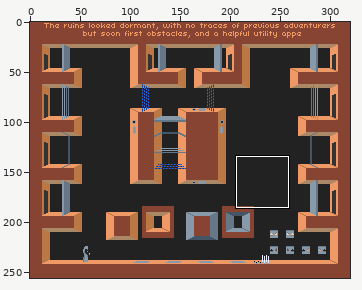
Edited in one commit: sprite sheet (_res/tiles_mockup.png). The first picture is a wide view before the edit; the outline marks the close-up.
Close-up. Before the commit:
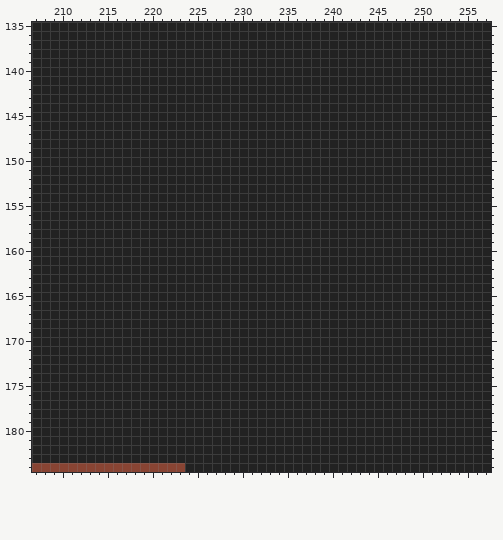
The file is 320x256 pixels. Shown: x 207..257, y 135..184. The commit also changed other parts of the picture, which this record leaves out.
Now the later version:
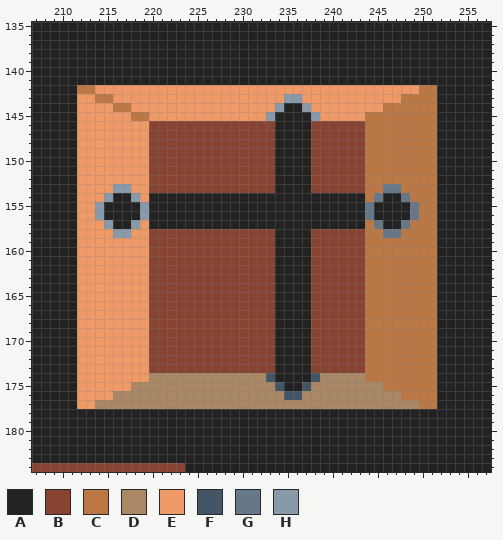
Palette (. is transparent): A #222222  B #884433  C #bb7744  D #aa8866  E #ee9966  F #445566  G #667788  H #8899aa
Change:
Colour A becomes colour B in rows 146 to 153 at x 220 to 233 and 238 to 243; in rows 158 to 173 at x 220 to 233 and 238 to 243.
Colour A becomes colour C in row 142 at x 212 to 213 and 250 to 251; in row 143 at x 214 to 215 and 248 to 251; in row 144 at x 216 to 217 and 246 to 251; in row 145 at x 218 to 219 and 244 to 251; in rows 146 to 152 at x 244 to 251; in row 153 at x 244 to 245 and 248 to 251.
Colour A becomes colour C in row 154 at x 244 and 249 to 251; in rows 155 to 156 at x 250 to 251; in row 157 at x 244 and 249 to 251; in row 158 at x 244 to 245 and 248 to 251; in rows 159 to 174 at x 244 to 251; in row 175 at x 246 to 251.
Colour A becomes colour C in row 176 at x 248 to 251; in row 177 at x 250 to 251.
Colour A becomes colour D in row 174 at x 220 to 232 and 239 to 243; in row 175 at x 218 to 233 and 238 to 245; in row 176 at x 216 to 234 and 237 to 247; in row 177 at x 214 to 249.
Colour A becomes colour E in row 142 at x 214 to 249; in row 143 at x 212 to 213, 216 to 234 and 237 to 247; in row 144 at x 212 to 215, 218 to 233 and 238 to 245; in row 145 at x 212 to 217, 220 to 232 and 239 to 243; in rows 146 to 152 at x 212 to 219; in row 153 at x 212 to 215 and 218 to 219.
Colour A becomes colour E in row 154 at x 212 to 214 and 219; in rows 155 to 156 at x 212 to 213; in row 157 at x 212 to 214 and 219; in row 158 at x 212 to 215 and 218 to 219; in rows 159 to 174 at x 212 to 219; in row 175 at x 212 to 217.
Colour A becomes colour E in row 176 at x 212 to 215; in row 177 at x 212 to 213.
Colour A becomes colour F in row 174 at x 233 and 238; in row 175 at x 234 and 237; in row 176 at x 235 to 236.
Colour A becomes colour G in row 153 at x 246 to 247; in row 154 at x 245 and 248; in rows 155 to 156 at x 244 and 249; in row 157 at x 245 and 248; in row 158 at x 246 to 247.
Colour A becomes colour H in row 143 at x 235 to 236; in row 144 at x 234 and 237; in row 145 at x 233 and 238; in row 153 at x 216 to 217; in row 154 at x 215 and 218; in rows 155 to 156 at x 214 and 219.
Colour A becomes colour H in row 157 at x 215 and 218; in row 158 at x 216 to 217.
